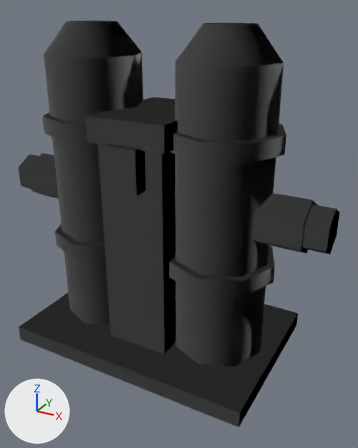
What one commit did to the OBJ model game/content/items/9121.obj.
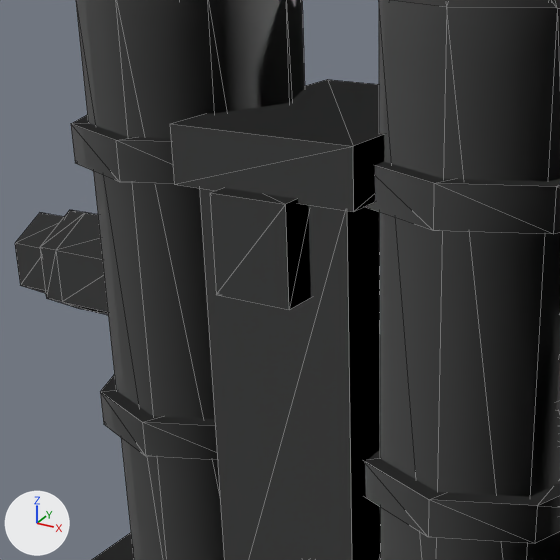
Each version appears first whole from a 50 mm lens placed at (0.614, -1.013, 0.445), pointed at (0.057, 0.001, -0.061), and next in a close-up on the part from 3% to 71% of the width and 14% to 68% of the height. Arrows for +X, +Y and +Z are at lower left; the lights stay in place. The last two pictures show the newer version. The close-ups show mesh edges as thin lines. Where no turn or scale is listed for an object, it has been applied to the vertices.

In view in the first close-up: '9121'.
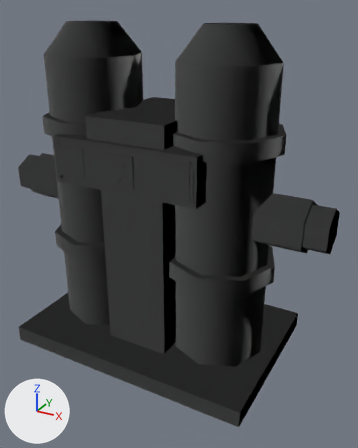
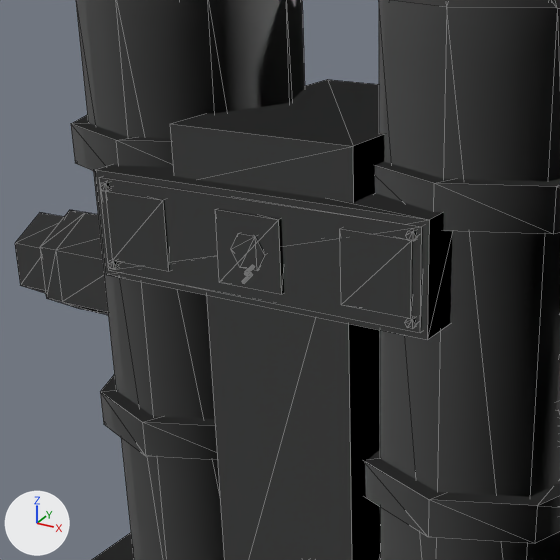
The edits, one by one:
me_9121 is used by ob_9121; location (0.0, 0.0, 0.0).
me_9121 had 204 vertices, 360 faces and spanned x -0.436..0.436, y -0.22..0.22, z -0.413..0.413.
me_9121 now has 332 vertices, 568 faces and spans x -0.436..0.436, y -0.22..0.22, z -0.413..0.413.
me_9121 part 1: a new loose piece, a box spanning x -0.186..0.186, y -0.161..-0.102, z 0.061..0.171.
me_9121 part 2: a new loose piece, a box spanning x -0.1799..0.1799, y -0.163..-0.1567, z 0.0677..0.1651.
me_9121 part 3: a new loose piece, a box spanning x -0.171..-0.099, y -0.165..-0.152, z 0.08..0.152.
me_9121 part 4: a new loose piece, a box spanning x -0.036..0.036, y -0.167..-0.152, z 0.08..0.152.
me_9121 part 5: a new loose piece, a 6-sided cylinder along y spanning x -0.0195..0.0195, y -0.1685..-0.1588, z 0.0996..0.1333.
me_9121 part 6: a new loose piece, a box spanning x 0.099..0.171, y -0.165..-0.152, z 0.08..0.152.
me_9121 part 7: a new loose piece, a 6-sided cylinder along y spanning x -0.1766..-0.1664, y -0.1668..-0.1588, z 0.0718..0.0806.
me_9121 part 8: a new loose piece, a 6-sided cylinder along y spanning x -0.1766..-0.1664, y -0.1668..-0.1588, z 0.1523..0.1611.
me_9121 part 9: a new loose piece, a 6-sided cylinder along y spanning x 0.1664..0.1766, y -0.1668..-0.1588, z 0.0718..0.0806.
me_9121 part 10: a new loose piece, a 6-sided cylinder along y spanning x 0.1664..0.1766, y -0.1668..-0.1588, z 0.1523..0.1611.
Part 11, on me_9121:
8 vertices are removed from x -0.042..0.042, y -0.165..-0.119, z 0.066..0.167.
12 faces are deleted.
24 vertices are added at x -0.008..0.007, y -0.171..-0.168, z 0.085..0.105.
40 new faces join them.
Other edits to the shape of me_9121 do not show in these pictures.

Changed parts and their boxes [x1, y1, x2, y2] in the close-ups (560 x 560 px):
part 1 of me_9121, added: after [95, 164, 452, 340]
part 2 of me_9121, added: after [99, 177, 423, 333]
part 3 of me_9121, added: after [106, 191, 170, 271]
part 4 of me_9121, added: after [215, 208, 284, 294]
part 5 of me_9121, added: after [231, 233, 265, 271]
part 6 of me_9121, added: after [340, 228, 413, 318]
part 7 of me_9121, added: after [108, 259, 118, 269]
part 8 of me_9121, added: after [100, 182, 111, 192]
part 9 of me_9121, added: after [405, 318, 417, 329]
part 10 of me_9121, added: after [406, 230, 418, 241]
part 11 of me_9121, built on: before [210, 188, 311, 309]; after [242, 265, 254, 283]
